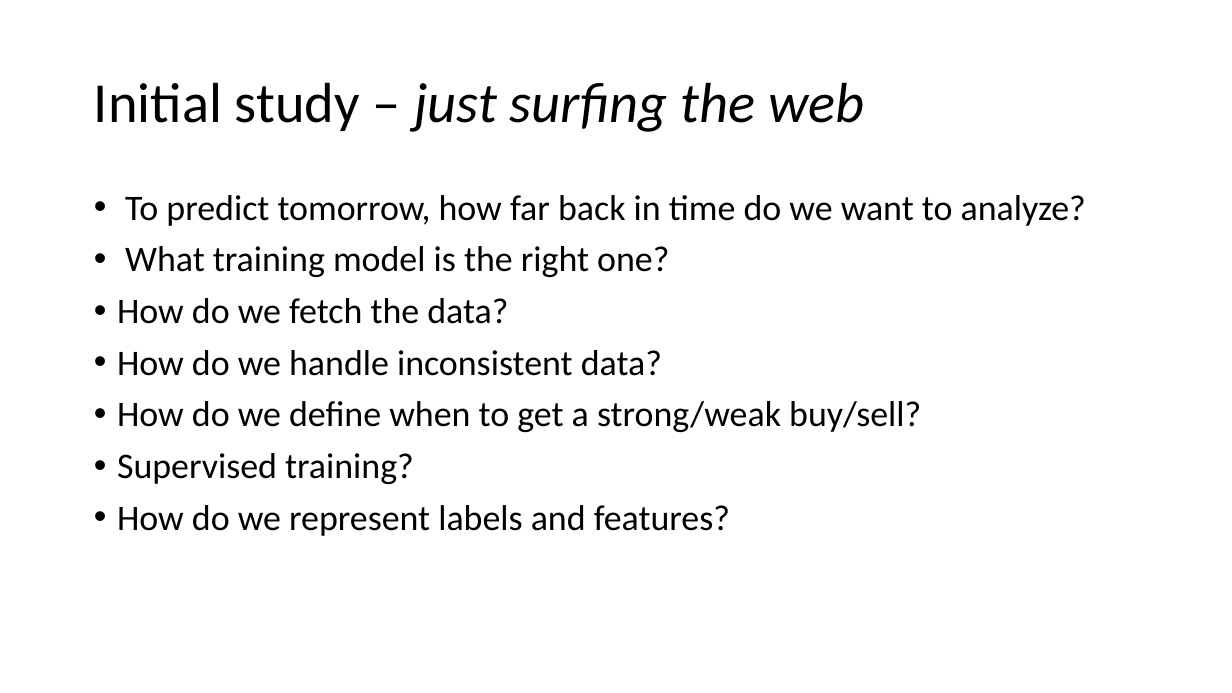
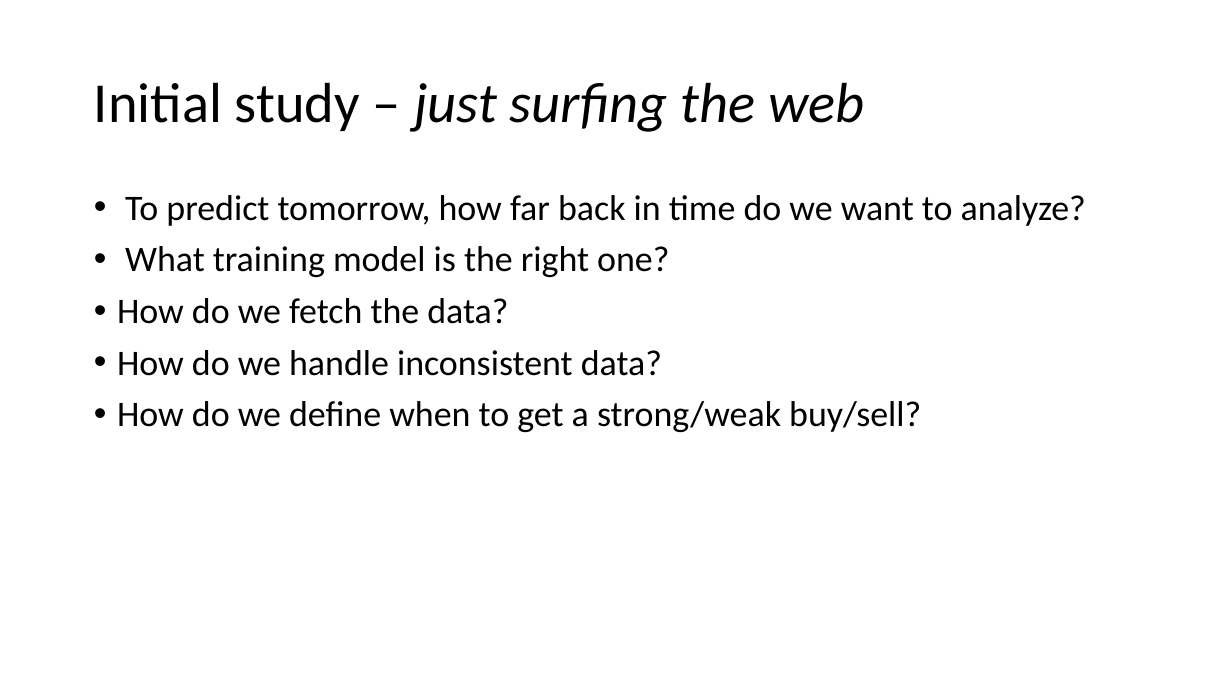
Before and after one commit to djikoSal/MarketGenie, a slide deck: slide 4 of Predicting commodities stocks.pptx. Drawn at 1232x693 pixels with LibreOffice and Linux fonts; fonts in the diff are those of the drawing. Boxes give left, top, right and bottom in pixels: in the first picture for what was removed or moved away, otherwise in the second. Text is boxed around its words. In the diff, an @@ line names an element or a change of style, - is before the commit and + after.

```diff
--- a/Predicting commodities stocks.pptx
+++ b/Predicting commodities stocks.pptx
@@ text at (117,453,730,536): paragraphs removed @@
-• Supervised training?
-• How do we represent labels and features?
```
Also in this commit, not shown: 1 slide added, 1 slide removed, 1 other file.
